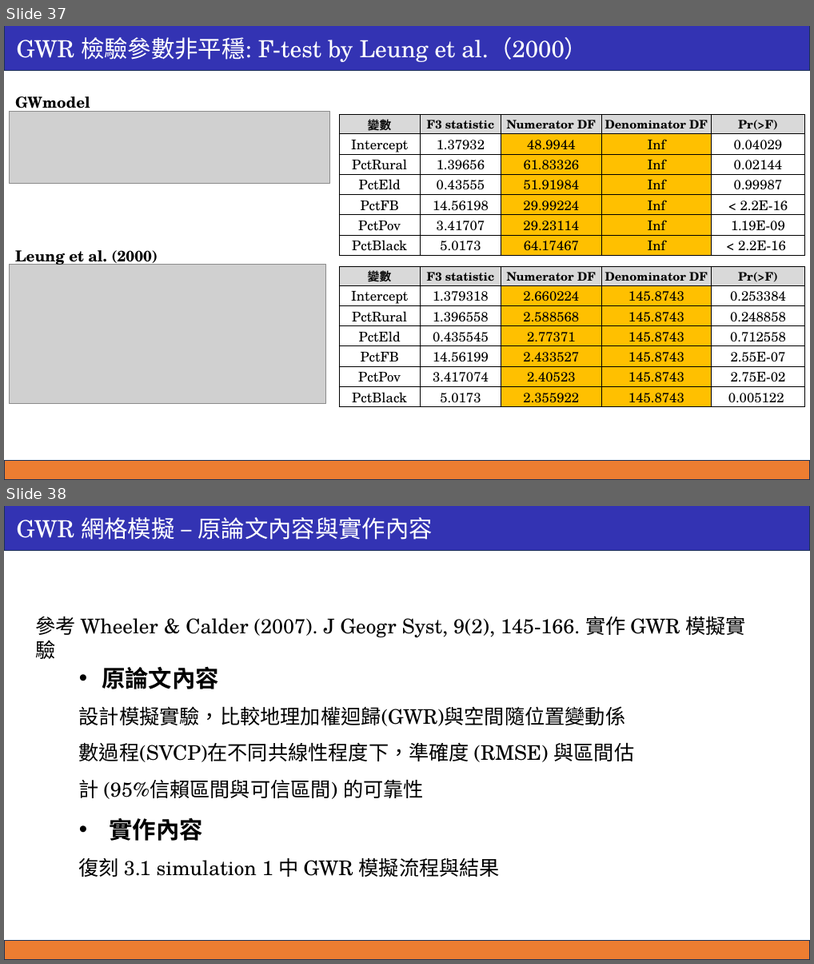
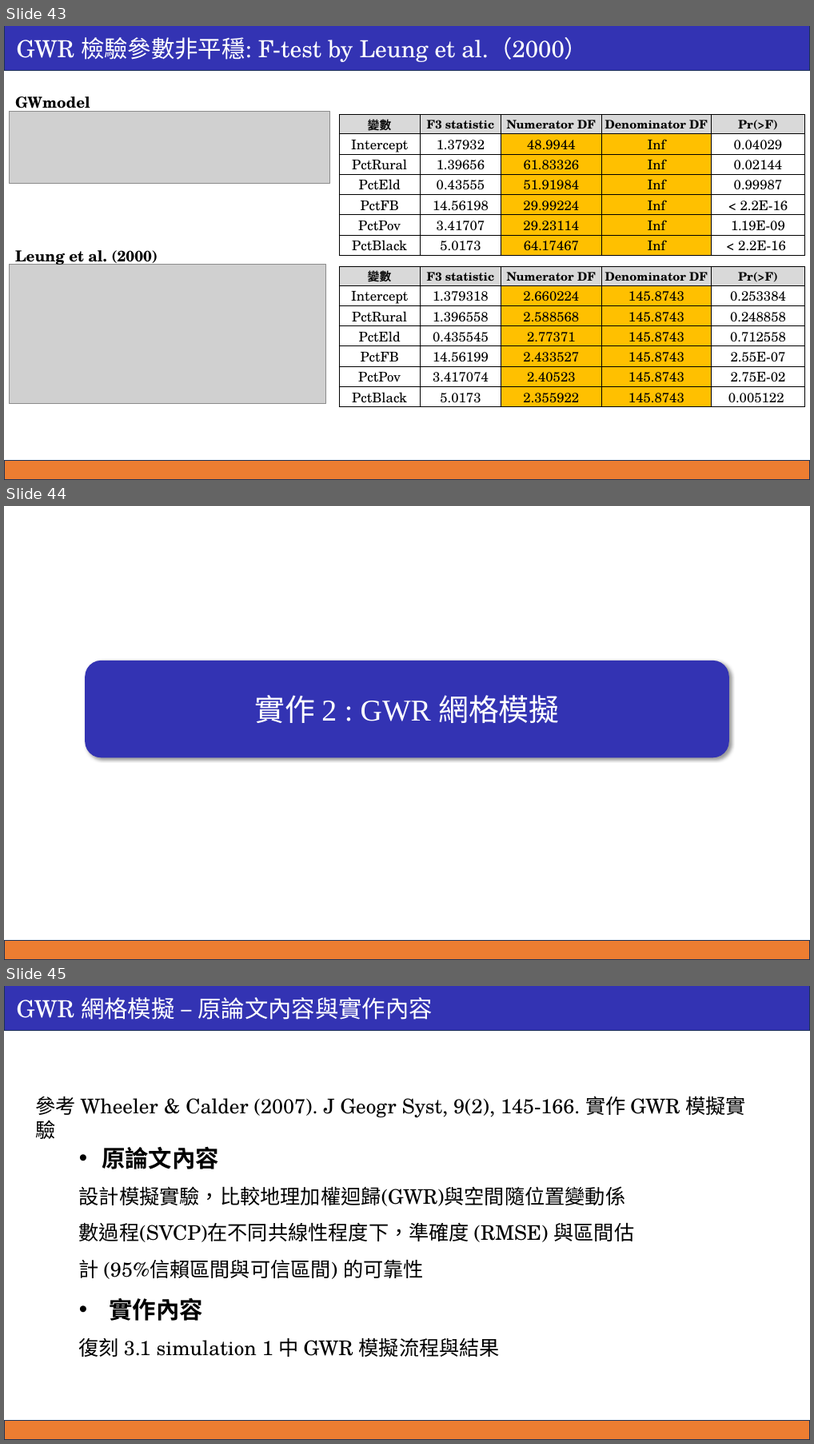
Before and after one commit to ricki0313/GWR_hw, a slide deck: theory_01/report/GWR_report_01.pptx. Shown one above the other, each under a label of ours: slides 37 and 38 before the commit, slides 43, 44 and 45 after it. The pictures are 814x964 and 814x1444 pixels, drawn with LibreOffice and Linux fonts; fonts in the diff are those of the drawing; grey boxes stand for pictures. Boxes give left, top, right and bottom in pixels: in the first picture for what was removed or moved away, otherwise in the second. Text is boxed around its words. In the diff, an @@ line names an element or a change of style, - is before the commit and + after.

```diff
--- a/theory_01/report/GWR_report_01.pptx
+++ b/theory_01/report/GWR_report_01.pptx
@@ slide 44 added at [4, 506, 810, 960], background #FFFFFF @@
@@ rounded rectangle added at [85, 660, 730, 758], fill #3333B3, 36 pt, text #FFFFFF @@
+實作 2 : GWR 網格模擬
@@ rectangle added at [4, 940, 810, 960], fill #ED7D31, outline #1E3256 1 pt @@
@@ what was slide 37 is now slide 43 @@
@@ what was slide 38 is now slide 45 @@
```
Also in this commit, not shown: 5 slides changed, 6 other slides added, 3 other files.
